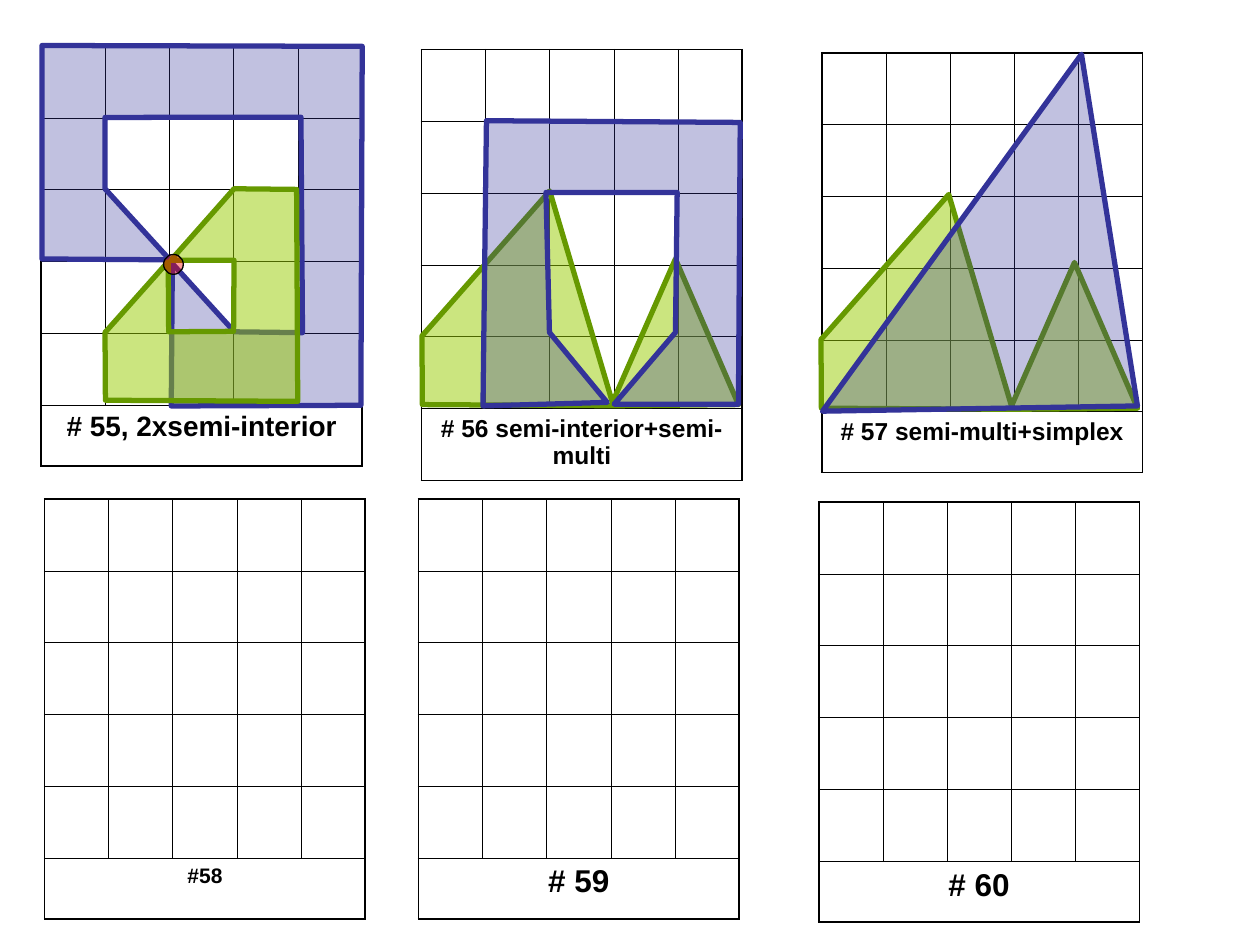
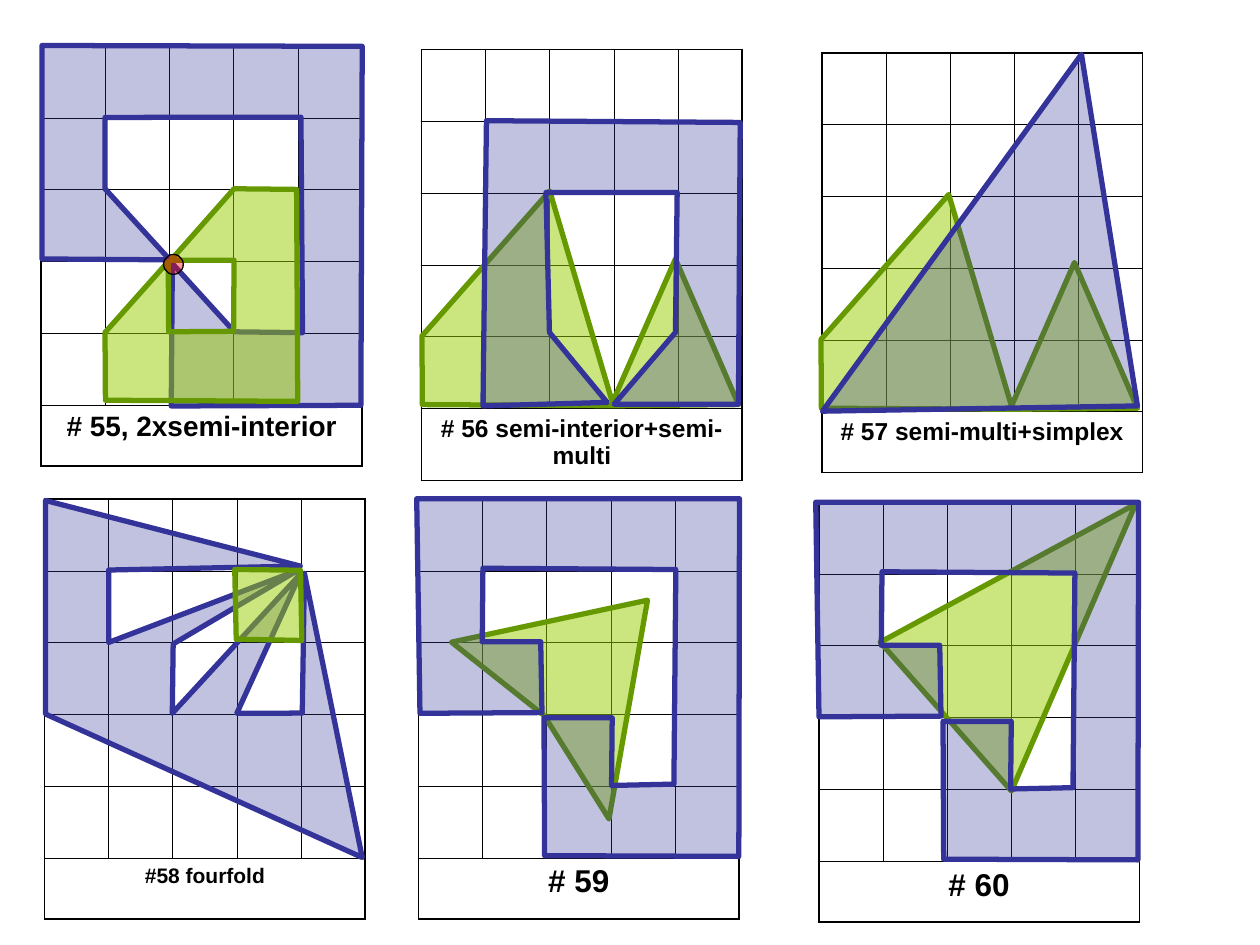
Before and after one commit to boostorg/geometry, a slide deck: slide 11 of doc/testcases/overlay_cases.ppt. Drawn at 1260x945 pixels with LibreOffice and Linux fonts; fonts in the diff are those of the drawing. Boxes give left, top, right and bottom in pixels: in the first picture for what was removed or moved away, otherwise in the second. Text is boxed around its words. In the diff, an @@ line names an element or a change of style, - is before the commit and + after.

```diff
--- a/doc/testcases/overlay_cases.ppt
+++ b/doc/testcases/overlay_cases.ppt
@@ table at bbox=[44, 499, 365, 919] @@
-row 6, column 1: #58
+row 6, column 1: #58 fourfold
@@ freeform shape added at bbox=[45, 500, 362, 857], fill #333399 at 30% opacity, outline #333399 3 pt @@
@@ freeform shape added at bbox=[417, 499, 740, 857], fill #333399 at 30% opacity, outline #333399 3 pt @@
@@ freeform shape added at bbox=[815, 503, 1138, 861], fill #333399 at 30% opacity, outline #333399 3 pt @@
@@ freeform shape added at bbox=[881, 504, 1137, 791], fill #99CC00 at 50% opacity, outline #669900 3 pt @@
@@ freeform shape added at bbox=[234, 570, 301, 640], fill #99CC00 at 50% opacity, outline #669900 3 pt @@
@@ freeform shape added at bbox=[451, 600, 648, 819], fill #99CC00 at 50% opacity, outline #669900 3 pt @@
```
Also in this commit, not shown: 1 other slide changed, 6 slides added, 5 other files.
